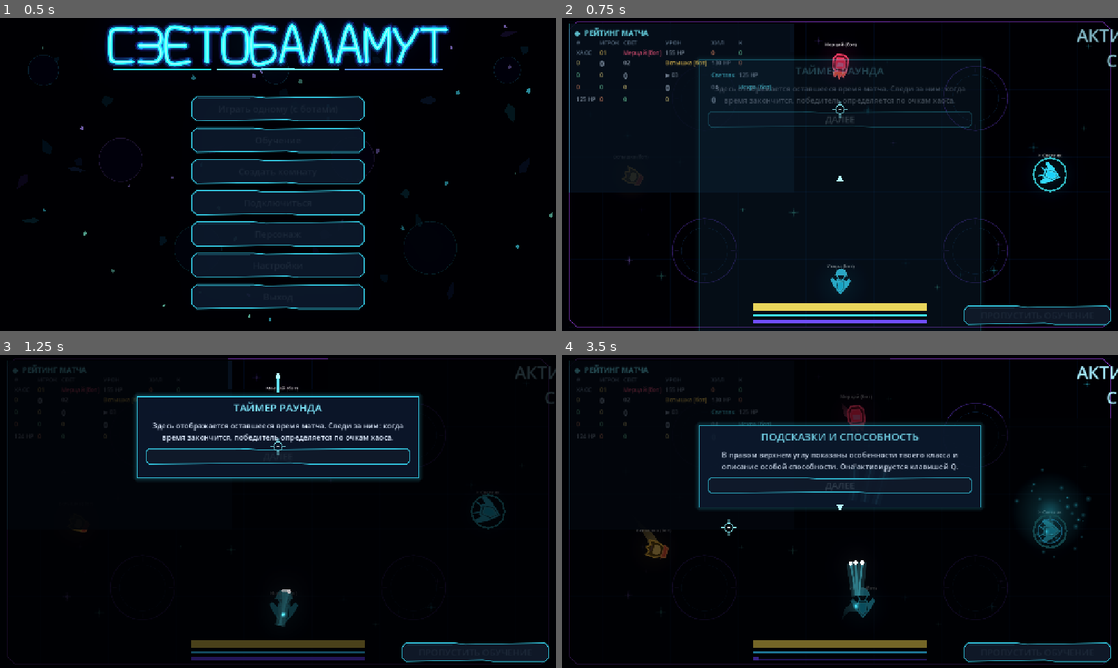
Above: before the commit, frames 1-4 (two rows, left to right).
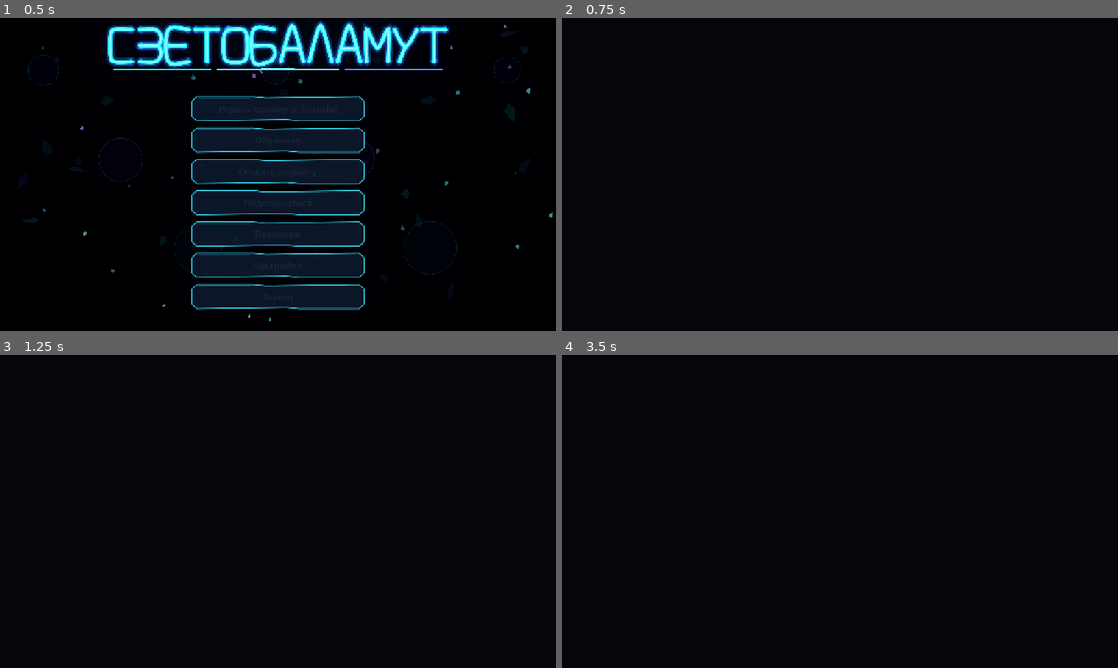
Above: after the commit, the same moments.

Repository: DvoreZZKy/svetobalamut
Game: Godot game, scene res://scenes/menu.tscn
Same seed, same stepped clock (60 frames per second), same inputs: the game is played once before the commit and once after it.
Inputs (mouse positions are in pixels of both pictures, inside the frame that each line leads up to):
- Up to frame 1 (0.5 s): no input
- Up to frame 2 (0.75 s): click "Играть одному (с ботами)" at 0.5 s
- Up to frame 3 (1.25 s): no input
- Up to frame 4 (3.5 s): tap Enter (restart) at 1.25 s; move the mouse to (962, 495) at 1.27 s; hold D (right) 1.28-2 s; tap Q (ability) at 1.35 s; click (962, 495) at 1.42 s; click (840, 455) at 2 s, where only the run before the commit has a clickable "ДАЛЕЕ"; move the mouse to (728, 527) at 2.77 s; hold S (down) from 2.78 s (still down); tap Space (dash) at 2.85 s

Frame 1 is identical in both runs. In frame 2, 15% of the frame differs, in the area x 1-100%, y 1-100%; in frame 3, 19%; in frame 4, 20%, in the area x 1-100%, y 1-99%.
Error after the commit: Parse Error: Could not parse global class "Sim" from "res://scripts/sim.gd". (res://scripts/arena.gd:12)

Commit message:
Track healing contribution in match statistics

Diff:
--- a/scripts/sim.gd
+++ b/scripts/sim.gd
@@ -335,6 +335,7 @@
 			p.light = minf(p.max_light, p.light + 9.0)
 			var healed: float = float(p.light) - old_light
 			if healed > 0.01:
+				p.healing_total = float(p.get("healing_total", 0.0)) + healed
 				events.append({"t": "heal", "id": p.id, "amount": healed})
 		else:
 			events.append({"t": "hit", "x": eater.pos.x, "y": eater.pos.y, "c": p.ci})
@@ -514,6 +515,7 @@
 			a.light = minf(a.max_light, a.light + reduced * 0.35)
 			var healed: float = float(a.light) - old_light
 			if healed > 0.01:
+				a.healing_total = float(a.get("healing_total", 0.0)) + healed
 				events.append({"t": "heal", "id": a.id, "amount": healed})
 	if p.light <= 0.0 and not p.decoy and not p.shadow:
 		_make_shadow(p, src, false)
@@ -638,7 +640,8 @@
 				p.light = minf(p.max_light, p.light + 18.0)
 				var healed: float = float(p.light) - old_light
 				if healed > 0.01:
-					events.append({"t": "heal", "id": p.id, "amount": healed})
+					p.healing_total = float(p.get("healing_total", 0.0)) + healed
+				events.append({"t": "heal", "id": p.id, "amount": healed})
 	else:
 		events.append({"t": "match_event", "kind": "hunt"})
 		for i in 3:
@@ -702,7 +705,8 @@
 							eater_healer.light = minf(eater_healer.max_light, eater_healer.light + 9.0)
 							var healed: float = float(eater_healer.light) - old_light
 							if healed > 0.01:
-								events.append({"t": "heal", "id": eater_healer.id, "amount": healed})
+								eater_healer.healing_total = float(eater_healer.get("healing_total", 0.0)) + healed
+					events.append({"t": "heal", "id": eater_healer.id, "amount": healed})
 					else:
 						events.append({"t": "hit", "x": e.pos.x, "y": e.pos.y, "c": 0})
 					break
@@ -794,7 +798,8 @@
 				a.light = minf(a.max_light, a.light + amt)
 				var healed: float = float(a.light) - old_light
 				if healed > 0.01:
-					events.append({"t": "heal", "id": a.id, "amount": healed})
+					a.healing_total = float(a.get("healing_total", 0.0)) + healed
+				events.append({"t": "heal", "id": a.id, "amount": healed})
 				b.light = maxf(1.0, b.light - amt)
 				events.append({"t": "hurt", "id": b.id, "amount": amt})
 		"doubles":
